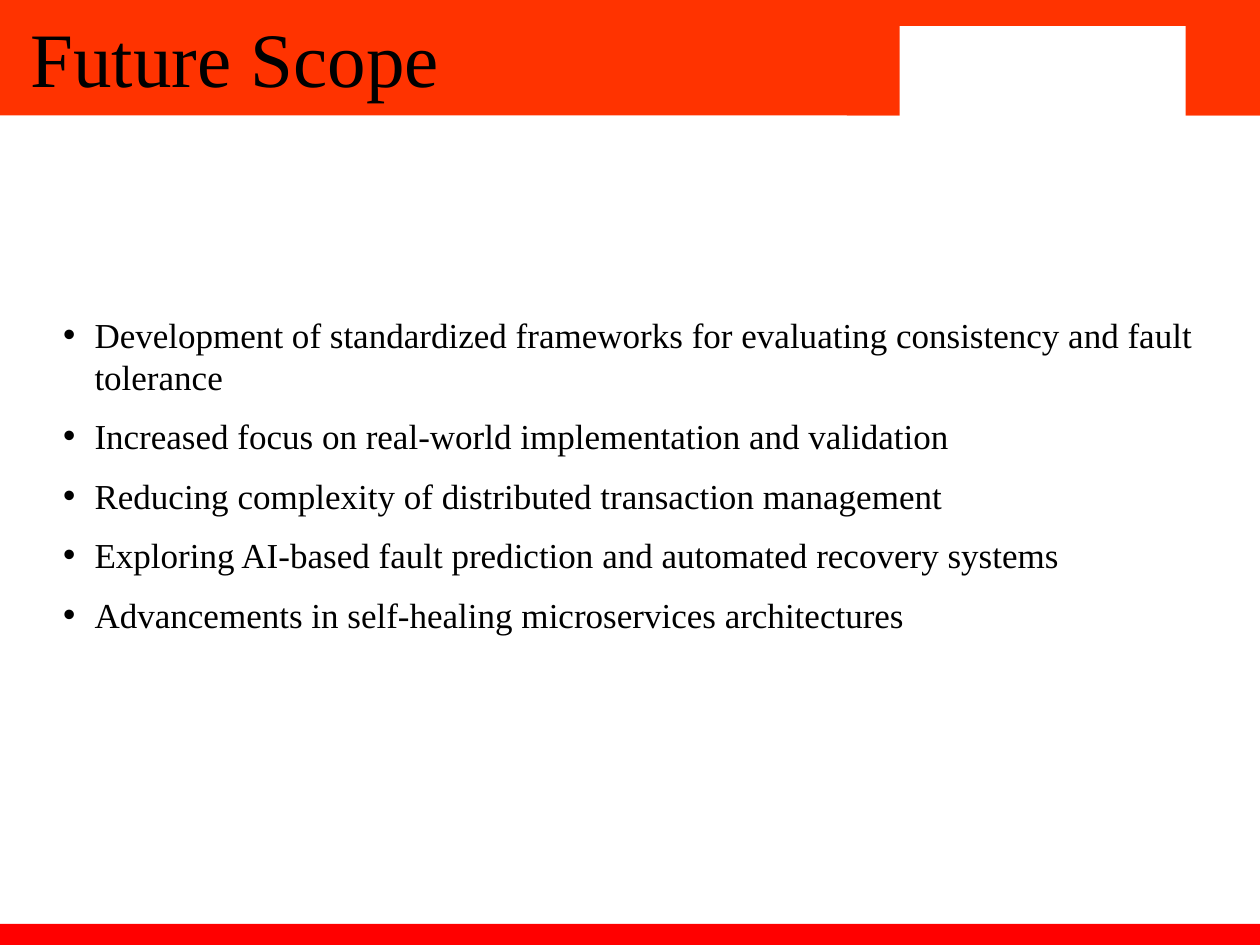
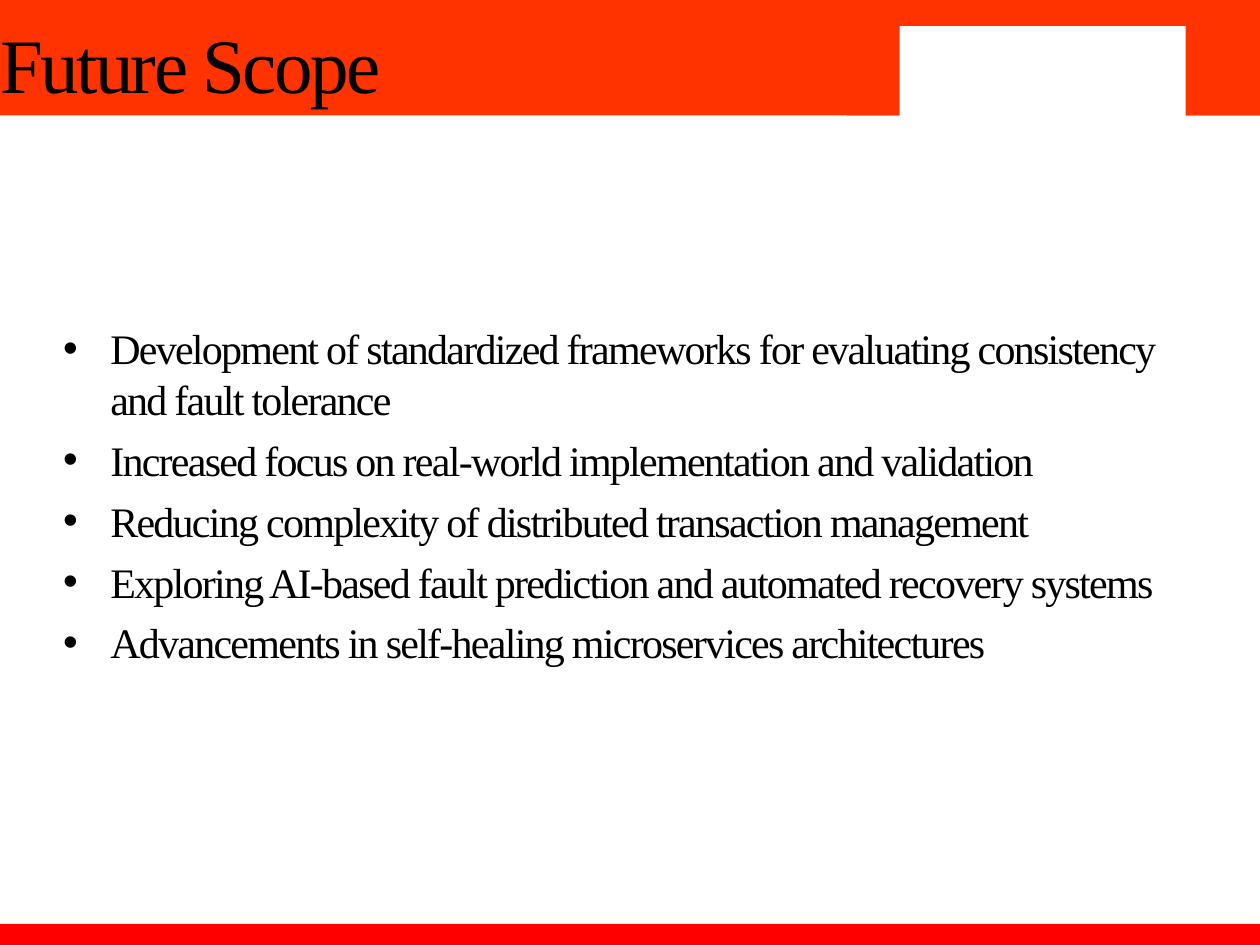
Before and after one commit to sethidevang/COOP, a slide deck: slide 13 of report/2210991489_DevangSethi_PPT.pptx. Drawn at 1260x945 pixels with LibreOffice and Linux fonts; fonts in the diff are those of the drawing; background and template pictures are left out. Boxes give left, top, right and bottom in pixels: in the first picture for what was removed or moved away, otherwise in the second. Text is boxed around its words. In the diff, an @@ line names an element or a change of style, - is before the commit and + after.

```diff
--- a/report/2210991489_DevangSethi_PPT.pptx
+++ b/report/2210991489_DevangSethi_PPT.pptx
@@ title "Future Scope" moved from (x1=30, y1=36, x2=439, y2=102) to (x1=0, y1=42, x2=380, y2=108) @@
@@ title "Future Scope" at (x1=0, y1=42, x2=380, y2=108): letter spacing 0 to -1.5 pt; line spacing 0.9 to 1 @@
@@ text "Development of standardized frameworks for ..." at (x1=110, y1=334, x2=1157, y2=667): size 20 to 24 pt, letter spacing 0 to -1 pt; indent changed; less space between paragraphs @@
```
Also in this commit, not shown: 13 other slides changed, 3 other files.
